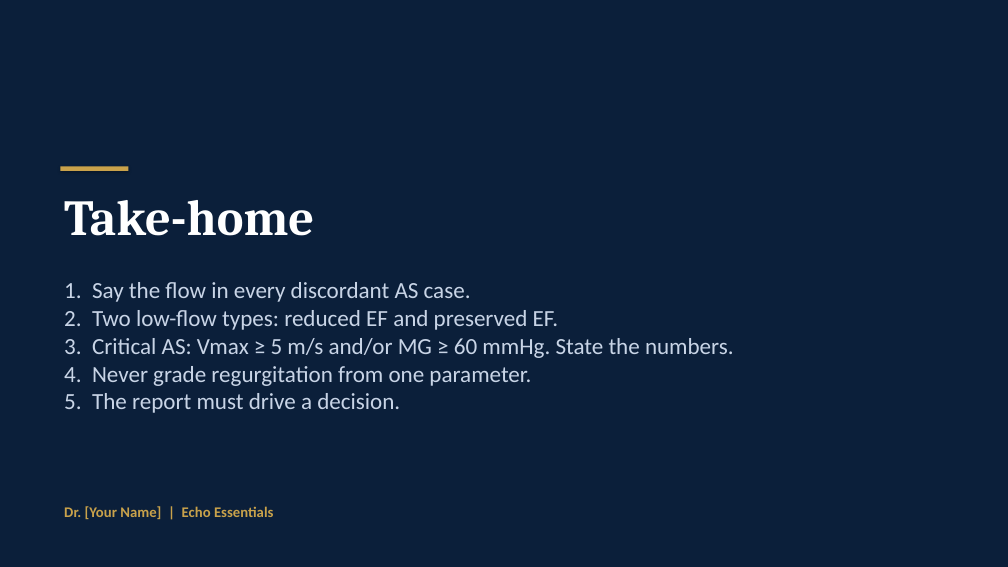
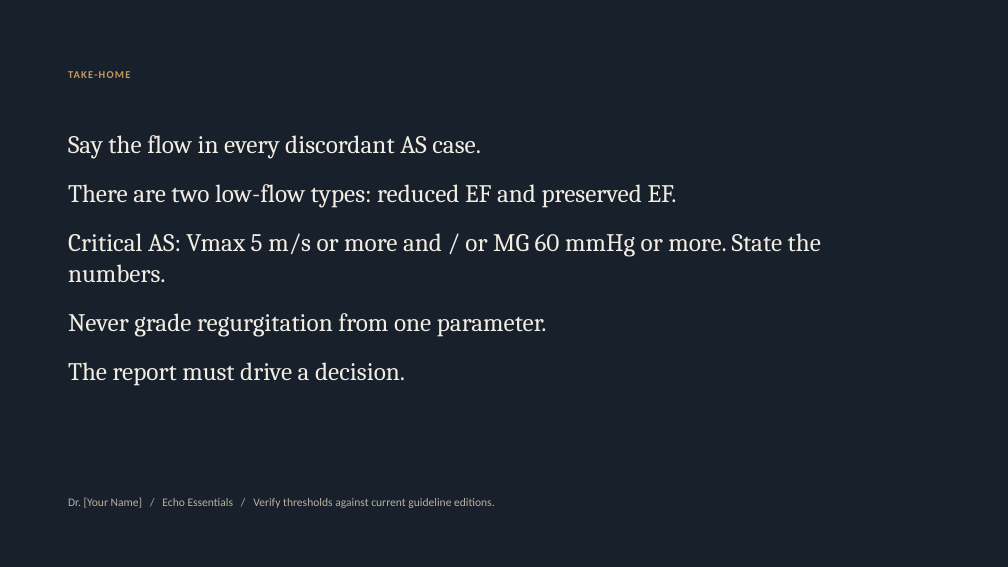
Before and after one commit to fadilbilal56/-, a slide deck: slide 24 of echo-essentials/dist/2_Echo_Essentials_Teaching_Slides.pptx (slide 19 before the commit). Drawn at 1008x567 pixels with LibreOffice and Linux fonts; fonts in the diff are those of the drawing. Boxes give left, top, right and bottom in pixels: in the first picture for what was removed or moved away, otherwise in the second. Text is boxed around its words. In the diff, an @@ line names an element or a change of style, - is before the commit and + after.

```diff
--- a/echo-essentials/dist/2_Echo_Essentials_Teaching_Slides.pptx
+++ b/echo-essentials/dist/2_Echo_Essentials_Teaching_Slides.pptx
@@ background #FFFFFF to #17202B @@
@@ rectangle removed at <box>0,0,1008,567</box> @@
@@ text at <box>68,135,821,386</box>: text changed; size 22 to 24 pt; font Calibri to Cambria; text colour #C8D4E6 to #F2EDE3 @@
-1. Say the flow in every discordant AS case.
-2. Two low-flow types: reduced EF and preserved EF.
-3. Critical AS: Vmax ≥ 5 m/s and/or MG ≥ 60 mmHg. State the numbers.
-4. Never grade regurgitation from one parameter.
-5. The report must drive a decision.
+Say the flow in every discordant AS case.
+There are two low-flow types: reduced EF and preserved EF.
+Critical AS: Vmax 5 m/s or more and / or MG 60 mmHg or more. State the numbers.
+Never grade regurgitation from one parameter.
+The report must drive a decision.
@@ rectangle removed at <box>60,166,129,171</box> @@
@@ text at <box>64,200,314,236</box>: text changed; size 48 to 10 pt; font Cambria to Calibri; text colour #FFFFFF to #C79A5B @@
-Take-home
+TAKE-HOME
@@ text at <box>68,497,495,508</box>: text changed; size 14 to 11 pt; text colour #C9A24B to #B9B1A2; bold off @@
-Dr. [Your Name] | Echo Essentials
+Dr. [Your Name] / Echo Essentials / Verify thresholds against current guideline editions.
```
Also in this commit, not shown: 11 other slides changed, 12 slides added, 7 slides removed, 40 other files.
